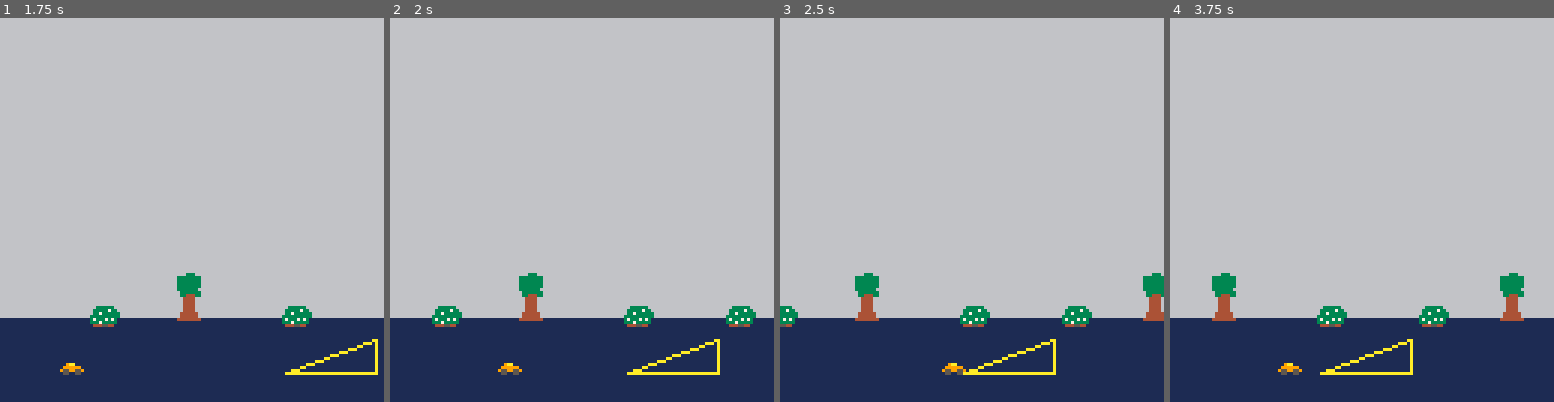
Above: before the commit, frames 1-4 (left to right).
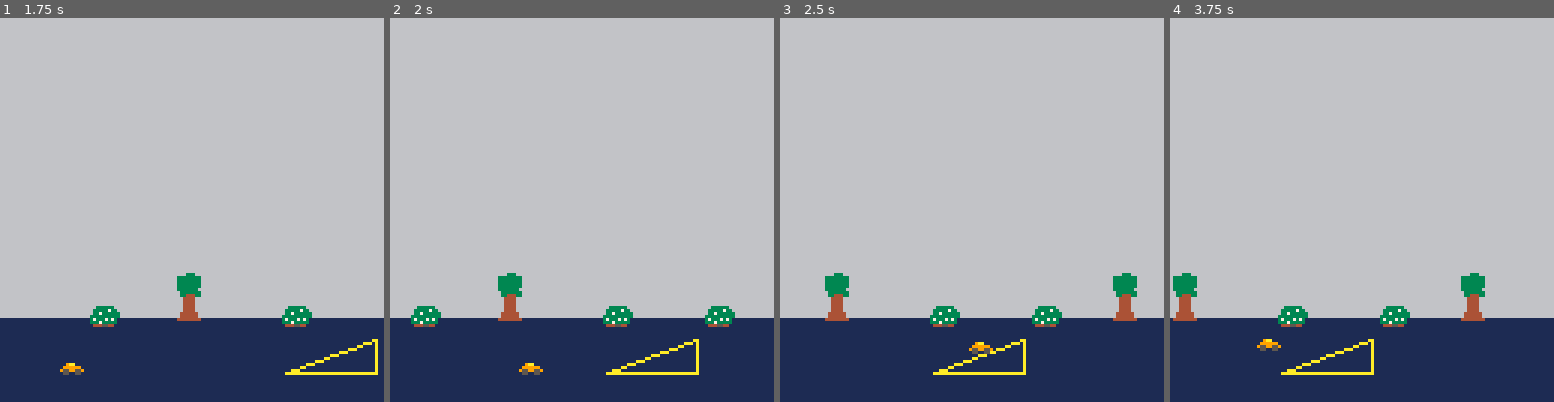
Above: after the commit, the same moments.

Repository: broquaint/pico8-carts
Game: PICO-8 cartridge racer.p8
Two runs of this game, one before a commit and one after it. Both use one fixed random seed, a clock stepped at 60 frames per second and the inputs below.
Inputs:
- Up to frame 1 (1.75 s): tap X (X key) at 0.33, 1.07 s; tap O (Z key) at 0.7, 1.7 s; hold Right from 1.6 s (still down)
- Up to frame 2 (2 s): keep holding Right; tap X (X key) at 1.85 s
- Up to frame 3 (2.5 s): release Right at 2.1 s; tap O (Z key) at 2.1 s; hold Up 2.15-2.42 s; hold Right from 2.47 s (still down)
- Up to frame 4 (3.75 s): tap O (Z key) every 0.4 s from 2.5 to 3.7 s; tap X (X key) at 2.97 s; release Right at 3.03 s; hold Left 3.08-3.58 s; hold Down from 3.63 s (still down)

Frame 1 is identical in both runs. In frame 2, 3.7% of the frame differs, in the area x 5-96%, y 66-93%; in frame 3, 4.7%, in the area x 0-100%, y 66-93%; in frame 4, 4.6%.

Commit message:
Make ramps functional
Going over a ramp results in air time and eventually return to the
racing line. Currently air control is entirely possible … may keep it
in because it feels fun. Will probably move away from a car as the
thing being moved.

Diff:
--- a/racer.p8
+++ b/racer.p8
@@ -20,6 +20,7 @@
 g_edge_rhs  = 64
 g_edge_lhs  = 16
 g_racing_line = 118
+g_car_line    = g_racing_line - 6
 
 r_step   = 1 / 360
 r_length = 32
@@ -27,9 +28,11 @@
 function _init()
    car = {
       x = 16,
-      y = g_racing_line - 6,
+      y = g_car_line,
       speed = 0,
       accel = 0.6,
+      dy = 0,
+      jumping = false
    }
 
    scene = {
@@ -50,7 +53,9 @@
 end
 
 function update_car()
-      if btn(b_right) then
+   local accelerating = btn(b_right) or btn(b_left)
+
+   if btn(b_right) then
       car.speed += car.accel
    end
 
@@ -59,7 +64,7 @@
    end
 
    car.speed *= g_friction
-   if(not btnp(b_right) and not btnp(b_left)) then
+   if not accelerating then
       car.speed *= g_friction
    end
 
@@ -67,8 +72,57 @@
 
    local next_pos = car.x + car.speed
    if next_pos > g_edge_lhs and next_pos < g_edge_rhs then
+      -- TODO throttle movement when in the air
       car.x += car.speed
    end
+
+   local r = on_ramp()
+   if r and not car.jumping then
+      local len   = car.x - r.at[1]
+      local new_y = len * sin(r.angle * r_step)
+      car.y = g_car_line - 2 + new_y
+      if btn(b_right) then
+         -- TODO Apply cap
+         car.dy = car.dy - 0.005 * r.angle
+      end
+   else
+      apply_gravity()
+   end
+end
+
+function apply_gravity()
+   car.dy += 0.08 -- gravity
+   if(car.dy > 0) car.dy *= 1.01
+   car.y  += car.dy
+
+   if car.y > g_car_line then
+      car.y = g_car_line
+      car.dy = 0
+      car.jumping = false
+   else
+      car.jumping = true
+      -- debug('car.y = ', car.y, ', car.dy = ', car.dy)
+   end
+end
+
+function on_ramp()
+   for r in all(ramps) do
+      if car.x > r.at[1] and car.x < (r.at[1] + r_length) then
+         return r
+      end
+   end
+   return false
+end
+
+function nice_pos(inms)
+   local sec = flr(inms)
+   local ms  = flr(inms * 100 % 100)
+   if(ms == 0) then
+      ms = '00'
+   elseif(ms < 10) then
+      ms = '0' .. ms
+   end
+   return sec .. '.' .. ms
 end
 
 function update_scene()
